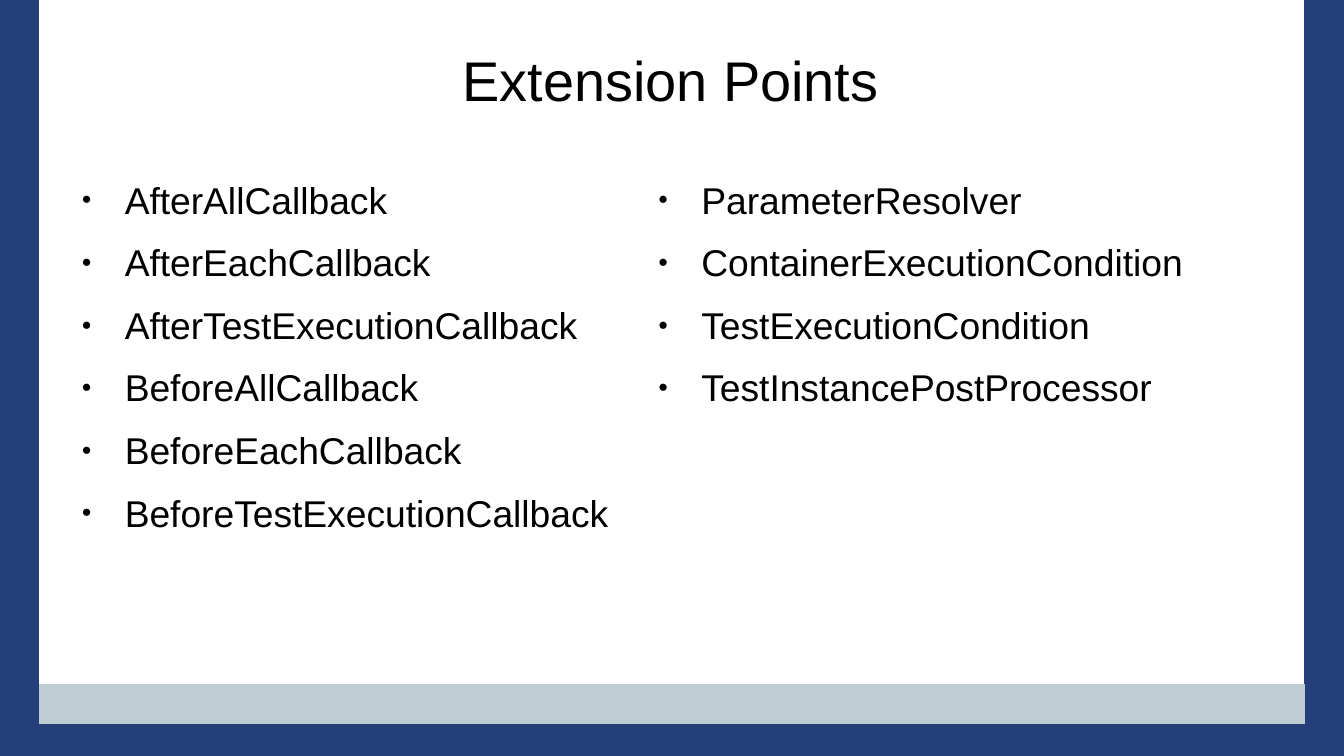
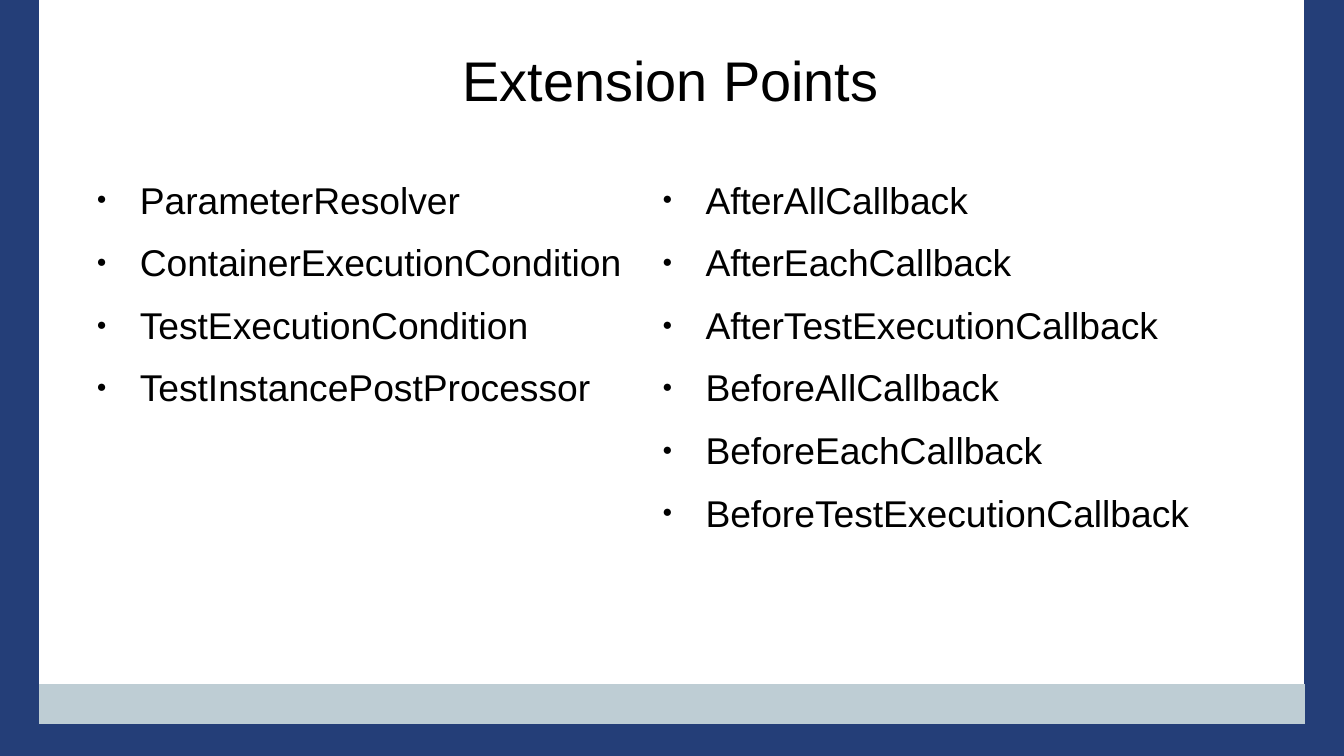
Before and after one commit to PennState/junit5-presentation, a slide deck: slide 44 of src/site/presentation/Junit5_Presentation_JavaOne_2016.odp (slide 41 before the commit). Drawn at 1344x756 pixels with LibreOffice and Linux fonts; fonts in the diff are those of the drawing; background and template pictures are left out. Boxes give left, top, right and bottom in pixels: in the first picture for what was removed or moved away, otherwise in the second. Text is boxed around its words. In the diff, an @@ line names an element or a change of style, - is before the commit and + after.

```diff
--- a/src/site/presentation/Junit5_Presentation_JavaOne_2016.odp
+++ b/src/site/presentation/Junit5_Presentation_JavaOne_2016.odp
@@ text "ParameterResolver": place and size @@
-text "ParameterResolver" at bbox=[701, 187, 1182, 402]
+text "ParameterResolver" at bbox=[140, 187, 621, 402]
@@ text "AfterAllCallback": place and size @@
-text "AfterAllCallback" at bbox=[125, 187, 609, 528]
+text "AfterAllCallback" at bbox=[706, 187, 1190, 528]
```
Also in this commit, not shown: 4 other slides changed.
